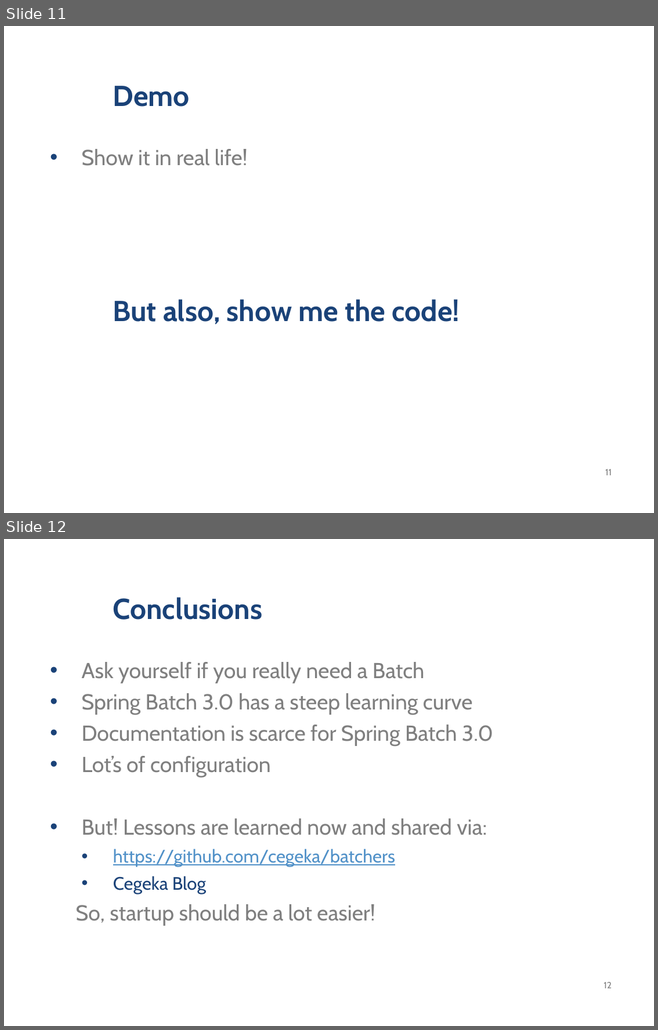
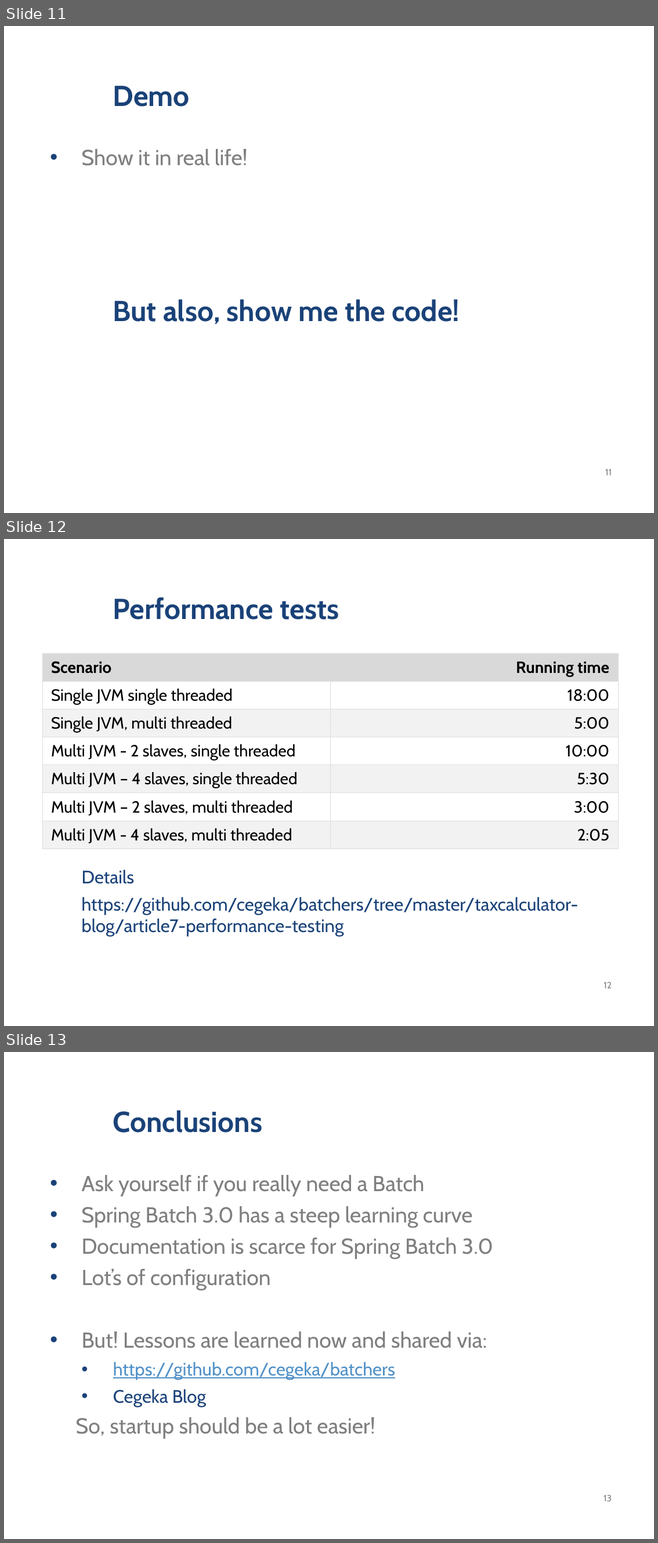
Before and after one commit to cegeka/batchers, a slide deck: Demo Spring Batch.pptx. Shown one above the other, each under a label of ours: slides 11 and 12 before the commit, slides 11, 12 and 13 after it. The pictures are 658x1030 and 658x1543 pixels, drawn with LibreOffice and Linux fonts; fonts in the diff are those of the drawing; background and template pictures are left out. Boxes give left, top, right and bottom in pixels: in the first picture for what was removed or moved away, otherwise in the second. Text is boxed around its words. In the diff, an @@ line names an element or a change of style, - is before the commit and + after.

```diff
--- a/Demo Spring Batch.pptx
+++ b/Demo Spring Batch.pptx
@@ slide 12 added at [4, 539, 654, 1026], background #FFFFFF @@
@@ title added at [113, 597, 339, 620], 32 pt, text #1A4278, bold @@
+Performance tests
@@ table added at [42, 653, 618, 846], 7 rows, 2 columns @@
+Scenario | Running time
+Single JVM single threaded | 18:00
+Single JVM, multi threaded | 5:00
+Multi JVM - 2 slaves, single threaded | 10:00
+Multi JVM – 4 slaves, single threaded | 5:30
+Multi JVM – 2 slaves, multi threaded | 3:00
+Multi JVM - 4 slaves, multi threaded | 2:05
@@ text added at [82, 870, 578, 937], 20 pt, text #1A4278 @@
+  Details
+  https://github.com/cegeka/batchers/tree/master/taxcalculator-blog/article7-performance-testing
@@ page number added at [603, 982, 611, 988], 10 pt, text #7F7F7F @@
+12
@@ what was slide 12 is now slide 13 @@
@@ page number at [603, 1495, 611, 1501]: text changed @@
-12
+13
```
Also in this commit, not shown: 1 slide changed.
